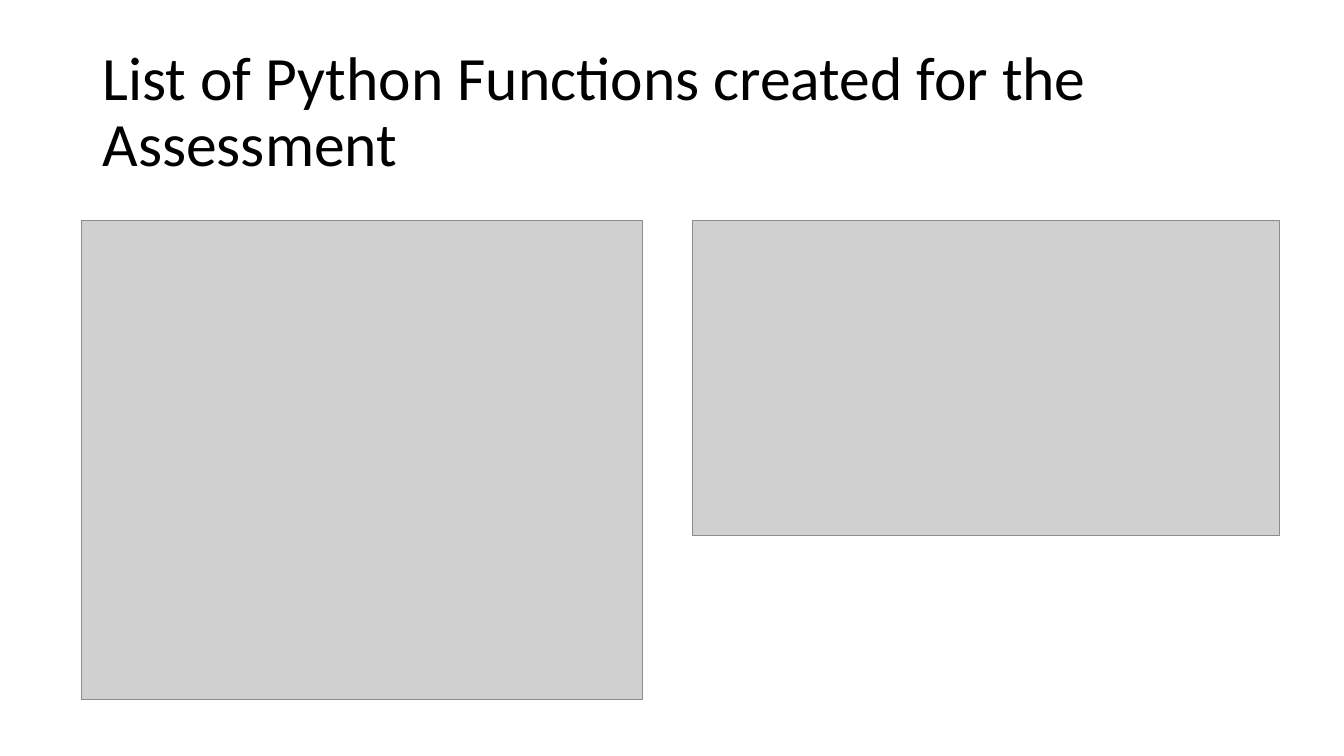
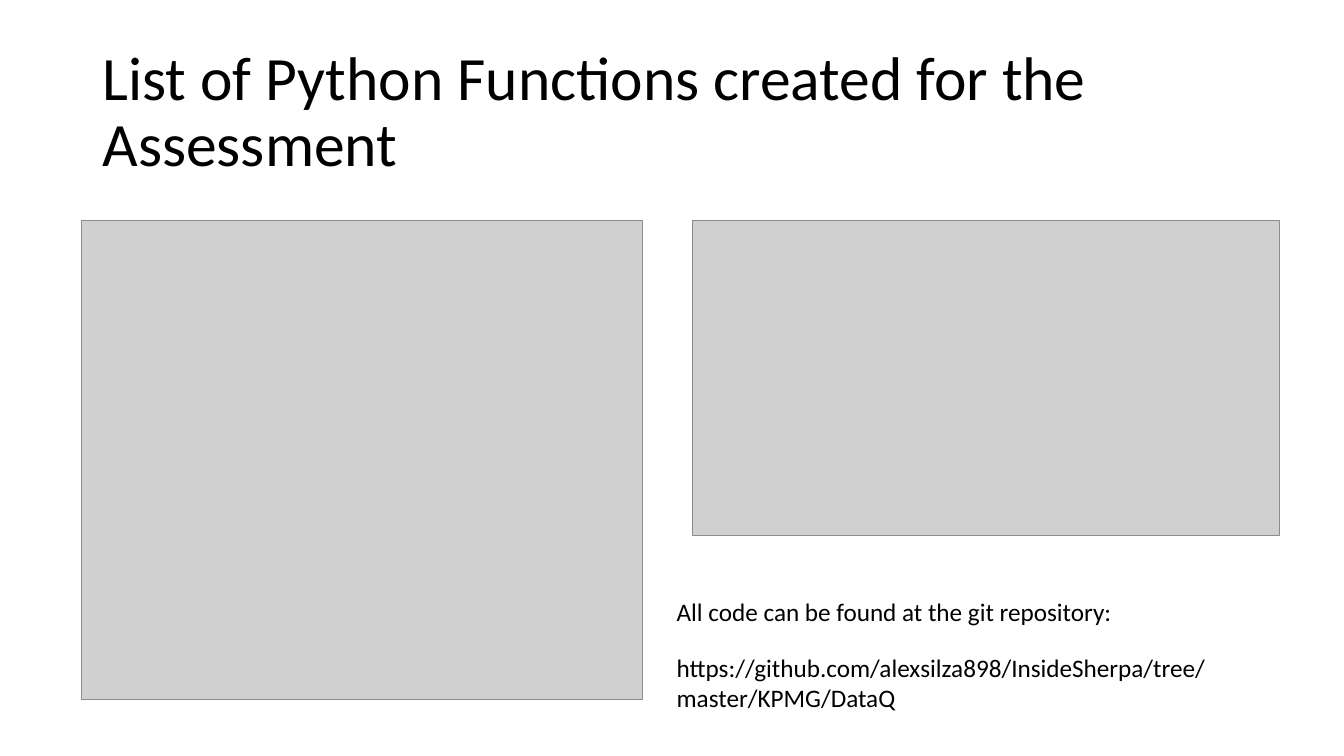
Before and after one commit to alexsilza898/InsideSherpa, a slide deck: slide 3 of KPMG/DataQ/KPMG.pptx. Drawn at 1344x756 pixels with LibreOffice and Linux fonts; fonts in the diff are those of the drawing; grey boxes stand for pictures. Boxes give left, top, right and bottom in pixels: in the first picture for what was removed or moved away, otherwise in the second. Text is boxed around its words. In the diff, an @@ line names an element or a change of style, - is before the commit and + after.

Commit message:
updated ppt with git repository URL

```diff
--- a/KPMG/DataQ/KPMG.pptx
+++ b/KPMG/DataQ/KPMG.pptx
@@ text added at (677,603,1112,626), 18 pt, text #000000 @@
+All code can be found at the git repository:
@@ text added at (677,659,1205,711), 18 pt, text #000000 @@
+https://github.com/alexsilza898/InsideSherpa/tree/master/KPMG/DataQ
```
